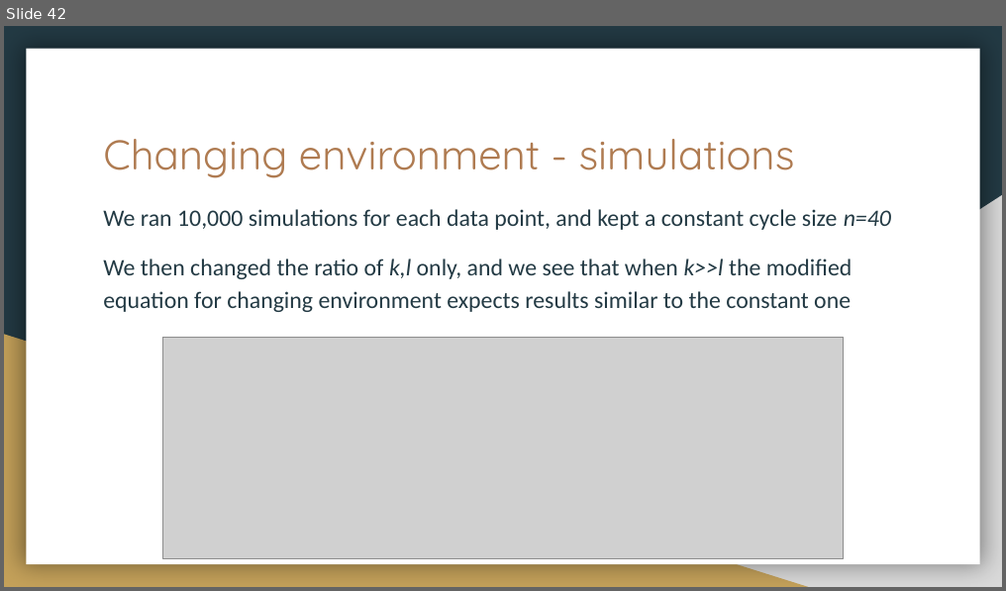
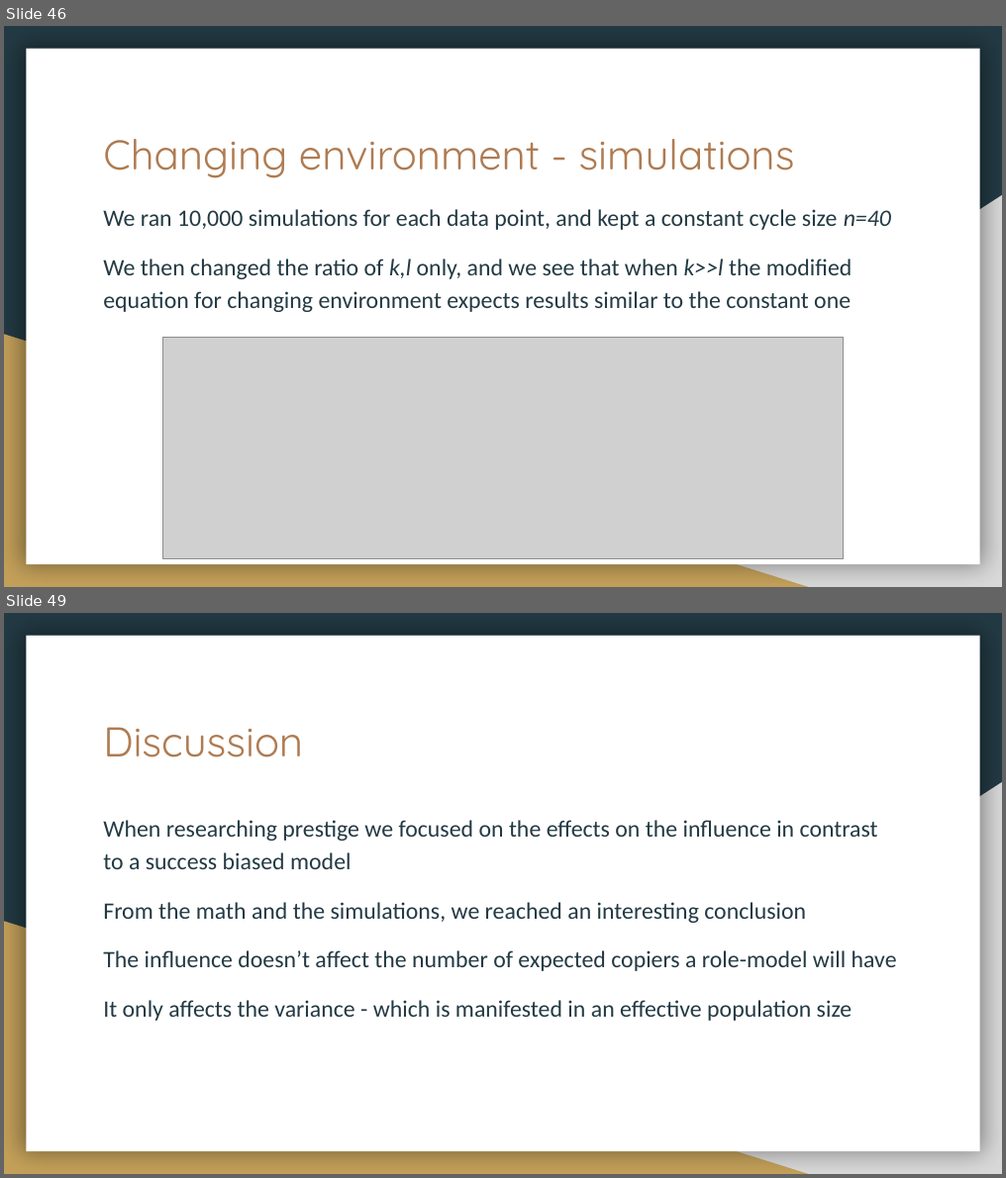
Before and after one commit to yoavram-lab/PrestigeBias, a slide deck: Prestige bias.pptx. Shown one above the other, each under a label of ours: slide 42 before the commit, slides 46 and 49 after it; the slides between them are not shown. The pictures are 1006x591 and 1006x1178 pixels, drawn with LibreOffice and Linux fonts; fonts in the diff are those of the drawing; grey boxes stand for pictures. Boxes give left, top, right and bottom in pixels: in the first picture for what was removed or moved away, otherwise in the second. Text is boxed around its words. In the diff, an @@ line names an element or a change of style, - is before the commit and + after.

```diff
--- a/Prestige bias.pptx
+++ b/Prestige bias.pptx
@@ slide 49 added at (4, 613, 1002, 1174), background #233A44; not listed: 3 template elements that a slide beside it also shows @@
@@ title added at (103, 727, 303, 758), 30 pt, text #AF7B51 @@
+Discussion
@@ text added at (103, 820, 897, 1021), 17 pt, text #233A44 @@
+When researching prestige we focused on the effects on the influence in contrast to a success biased model
+From the math and the simulations, we reached an interesting conclusion
+The influence doesn’t affect the number of expected copiers a role-model will have
+It only affects the variance - which is manifested in an effective population size
@@ what was slide 42 is now slide 46 @@
```
Also in this commit, not shown: 2 slides changed, 8 other slides added.
